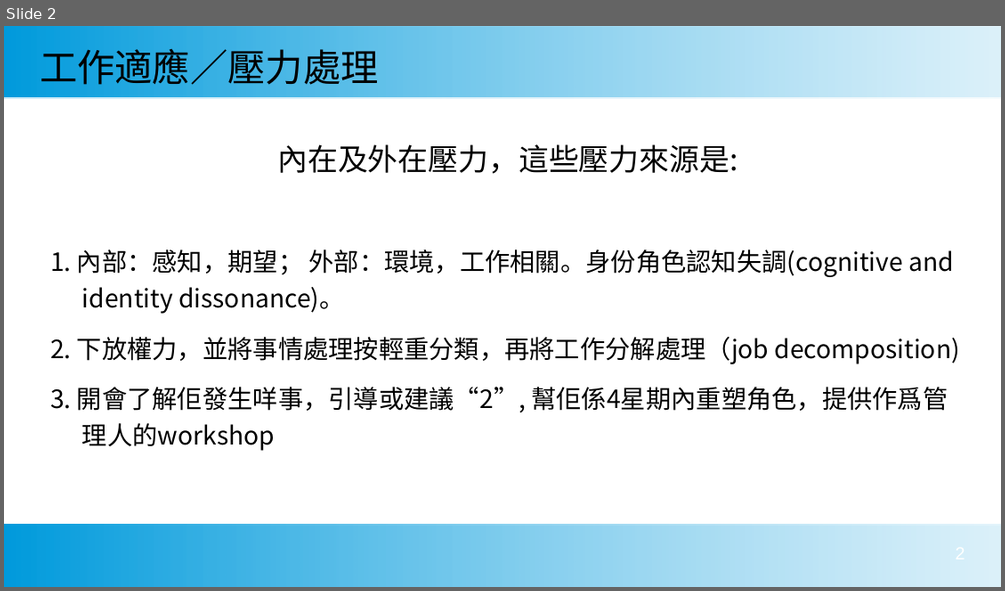
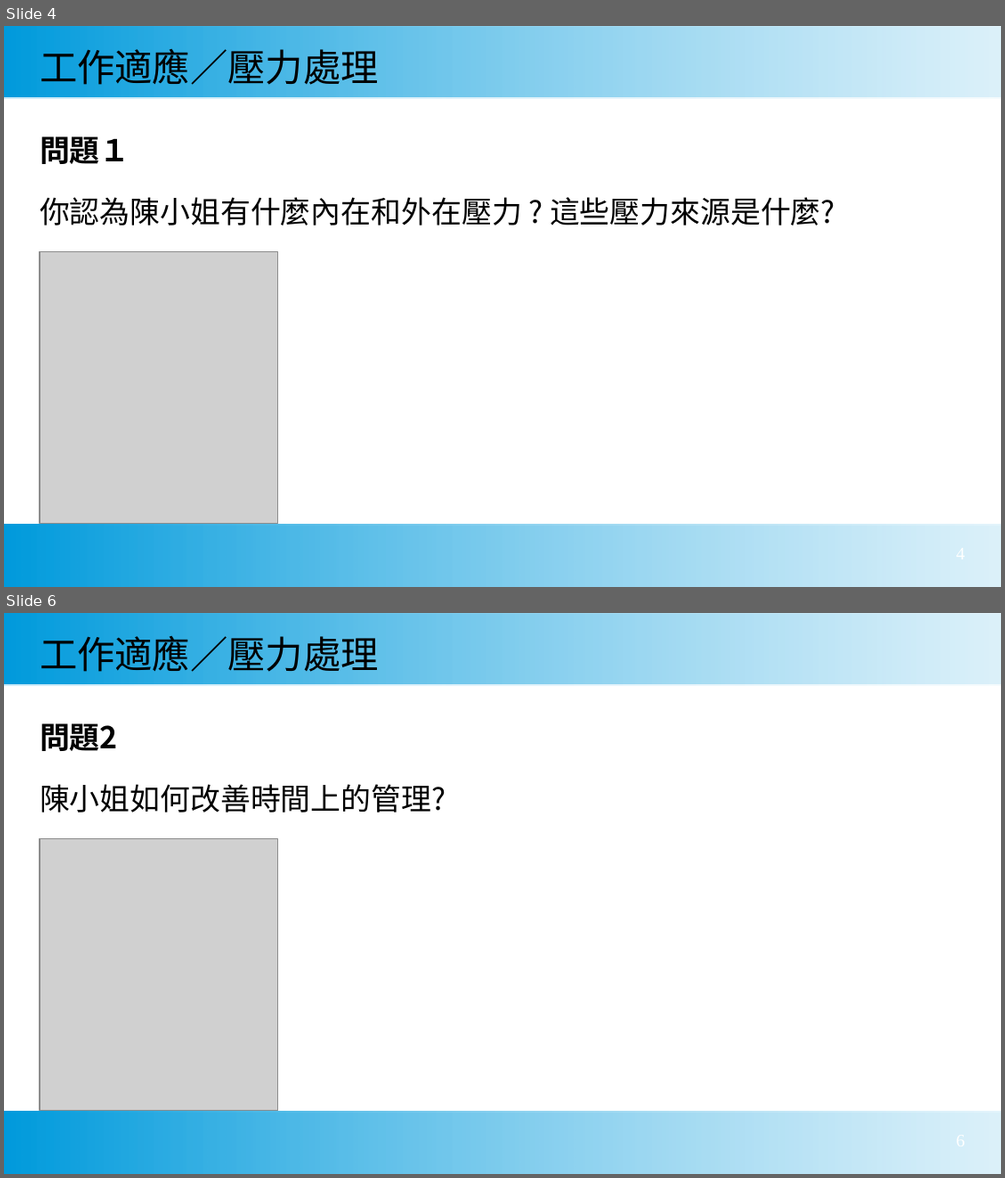
Before and after one commit to dockerwin11/studypage, a slide deck: ppt_presentation/project_ver1_20241109.ppt. Shown one above the other, each under a label of ours: slide 2 before the commit, slides 4 and 6 after it; the slides between them are not shown. The pictures are 1005x591 and 1005x1178 pixels, drawn with LibreOffice and Linux fonts; fonts in the diff are those of the drawing; grey boxes stand for pictures. Boxes give left, top, right and bottom in pixels: in the first picture for what was removed or moved away, otherwise in the second. Text is boxed around its words. In the diff, an @@ line names an element or a change of style, - is before the commit and + after.

```diff
--- a/ppt_presentation/project_ver1_20241109.ppt
+++ b/ppt_presentation/project_ver1_20241109.ppt
@@ slide 6 added at [4, 613, 1001, 1174], background #FFFFFF; not listed: 2 template elements that a slide beside it also shows @@
@@ title added at [40, 630, 379, 677], 30 pt, text #000000 @@
+工作適應／壓力處理
@@ text added at [40, 723, 445, 812], 24 pt, text #000000 @@
+問題2
+陳小姐如何改善時間上的管理?
@@ picture added at [40, 839, 278, 1111] @@
@@ what was slide 2 is now slide 4 @@
@@ slide 4 changed as well @@
@@ text at [40, 136, 835, 225]: text changed; size 20 to 24 pt @@
-內在及外在壓力，這些壓力來源是:
-1. 內部：感知，期望； 外部：環境，工作相關。身份角色認知失調(cognitive and identity dissonance)。
-2. 下放權力，並將事情處理按輕重分類，再將工作分解處理（job decomposition)
-3. 開會了解佢發生咩事，引導或建議“2”, 幫佢係4星期內重塑角色，提供作爲管理人的workshop
+問題１
+你認為陳小姐有什麼內在和外在壓力 ? 這些壓力來源是什麼?
@@ picture added at [40, 252, 278, 524] @@
```
Also in this commit, not shown: 3 other slides changed, 5 other slides added, 4 other files.
